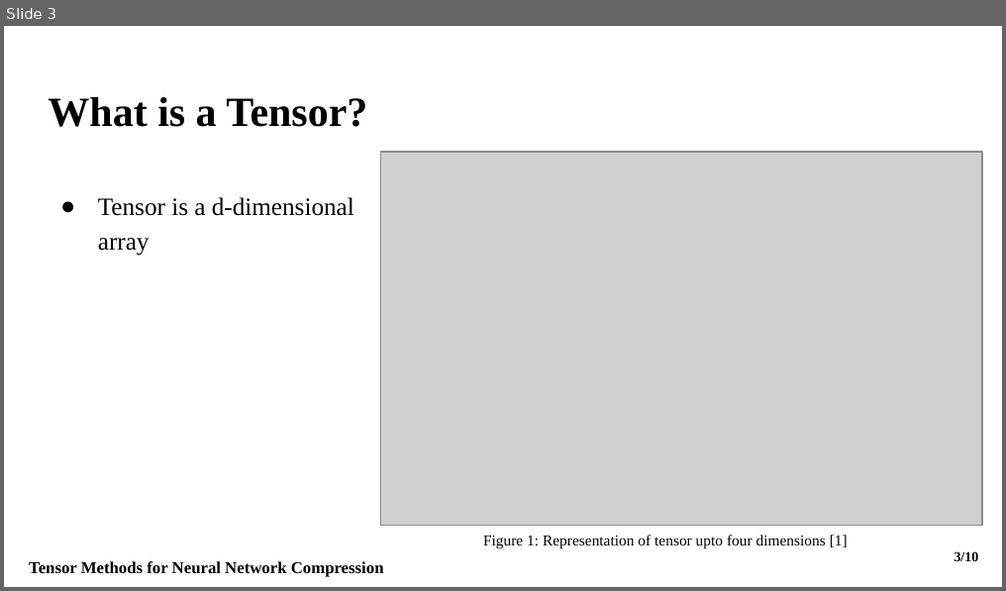
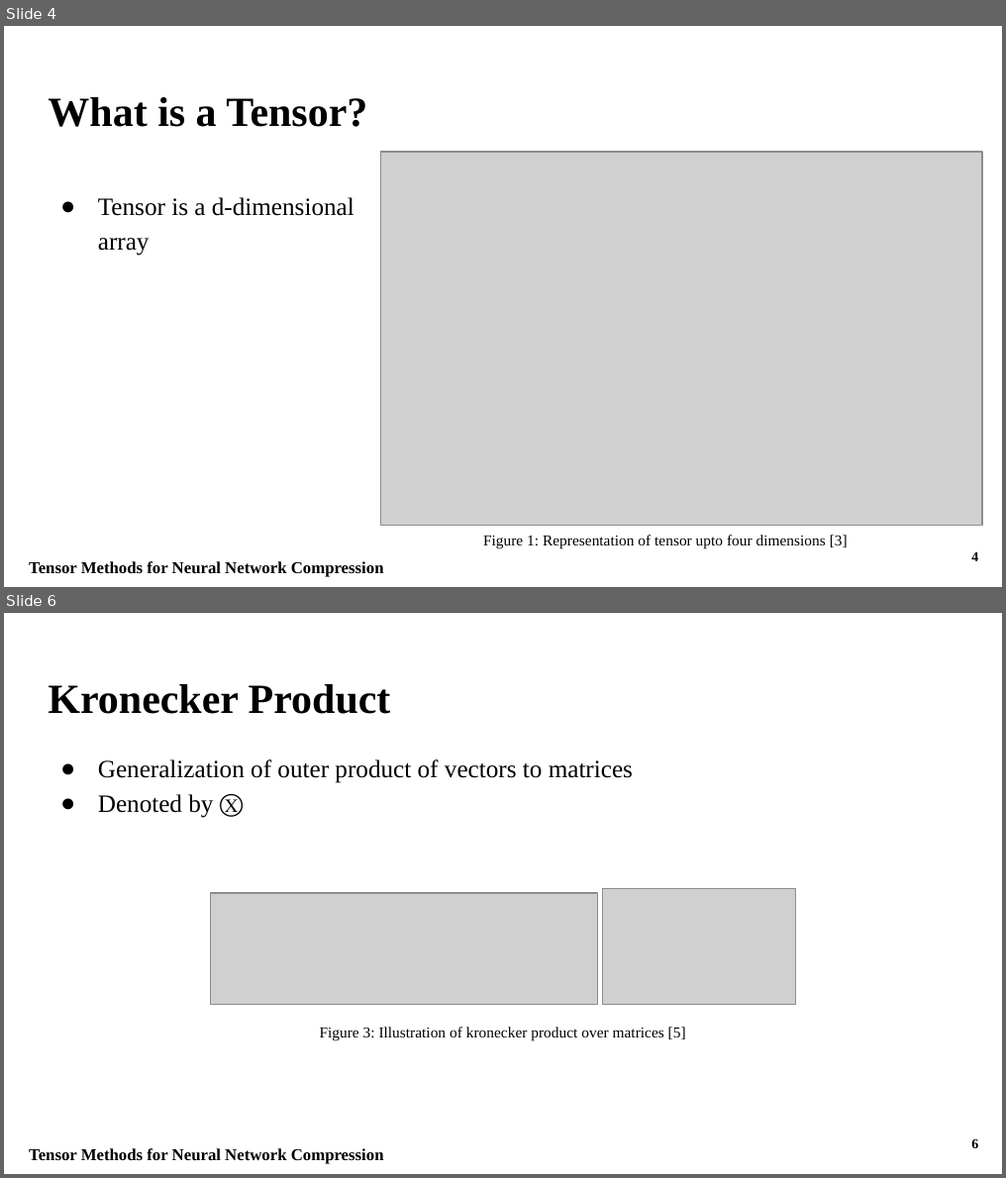
Before and after one commit to Fraunhofer-SCAI/canonical-cnn, a slide deck: Presentation/Fraunhofer_Presentation.pptx. Shown one above the other, each under a label of ours: slide 3 before the commit, slides 4 and 6 after it; the slides between them are not shown. The pictures are 1006x591 and 1006x1178 pixels, drawn with LibreOffice and Linux fonts; fonts in the diff are those of the drawing; grey boxes stand for pictures. Boxes give left, top, right and bottom in pixels: in the first picture for what was removed or moved away, otherwise in the second. Text is boxed around its words. In the diff, an @@ line names an element or a change of style, - is before the commit and + after.

```diff
--- a/Presentation/Fraunhofer_Presentation.pptx
+++ b/Presentation/Fraunhofer_Presentation.pptx
@@ slide 6 added at (4, 613, 1002, 1174), background #FFFFFF @@
@@ title added at (48, 684, 391, 714), 30 pt, text #000000, bold @@
+Kronecker Product
@@ text added at (98, 760, 633, 818), 18 pt, text #000000 @@
+● Generalization of outer product of vectors to matrices
+● Denoted by Ⓧ
@@ picture added at (211, 893, 598, 1004) @@
@@ picture added at (603, 889, 795, 1005) @@
@@ text added at (320, 1027, 686, 1042), 11 pt, text #000000 @@
+Figure 3: Illustration of kronecker product over matrices [5]
@@ page number added at (971, 1139, 978, 1149), 10 pt, text #000000, bold @@
+6
@@ text added at (29, 1149, 384, 1164), 12 pt, text #000000, bold @@
+Tensor Methods for Neural Network Compression
@@ what was slide 3 is now slide 4 @@
@@ slide 4 changed as well @@
@@ text at (483, 535, 847, 550): text changed @@
-Figure 1: Representation of tensor upto four dimensions [1]
+Figure 1: Representation of tensor upto four dimensions [3]
@@ page number at (971, 552, 978, 562): text changed @@
-3/10
+4
```
Also in this commit, not shown: 8 other slides changed, 5 other slides added, 1 other file.
